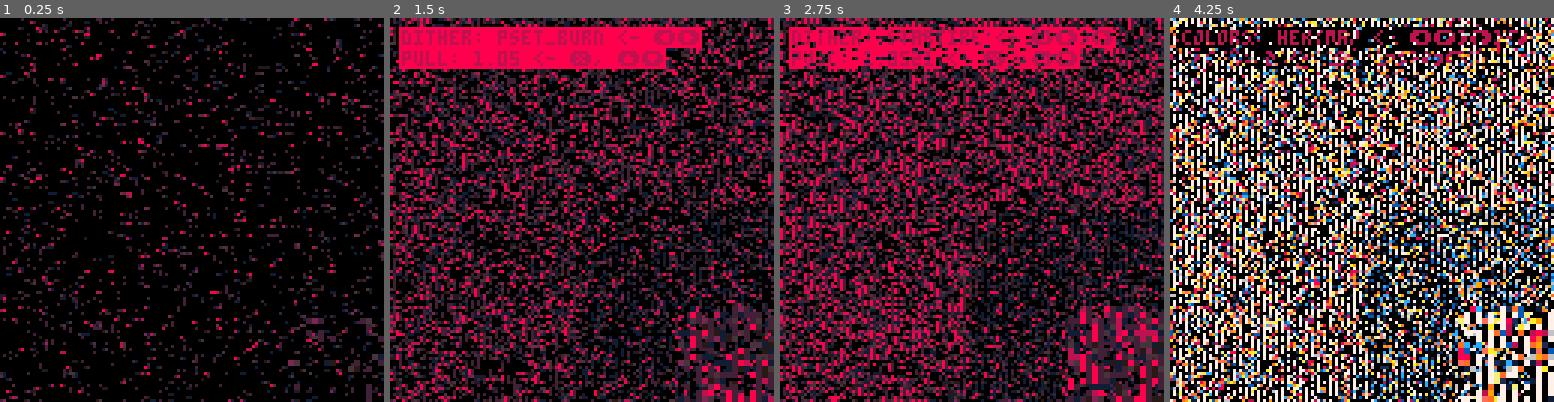
Above: before the commit, frames 1-4 (left to right).
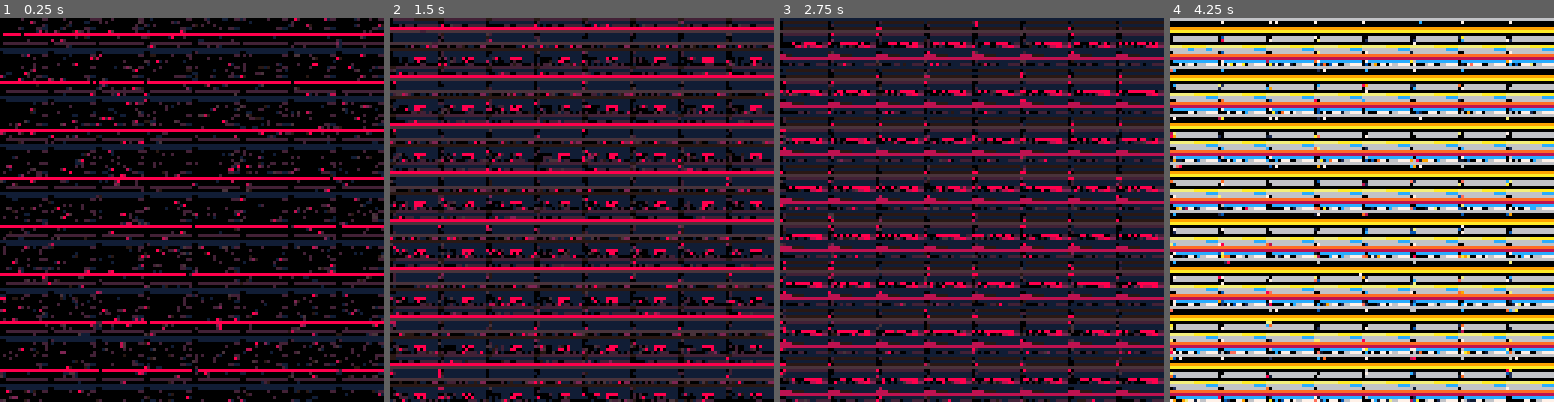
Above: after the commit, the same moments.

Repository: aebrer/pico8_carts
Game: PICO-8 cartridge aebrer_engine/master.p8
Two runs of this game, one before a commit and one after it. Both use one fixed random seed, a clock stepped at 60 frames per second and the inputs below.
Inputs (mouse positions are in pixels of both pictures, inside the frame that each line leads up to):
- Up to frame 1 (0.25 s): no input
- Up to frame 2 (1.5 s): tap X (X key) at 0.33, 1.07 s; click (670, 121) at 0.67 s; tap O (Z key) at 0.7 s; click (436, 267) at 1.22 s
- Up to frame 3 (2.75 s): hold Right 1.6-2.1 s; tap O (Z key) at 1.7, 2.1, 2.5 s; click (887, 114) at 1.77 s; tap X (X key) at 1.85 s; hold Up 2.15-2.42 s; click (952, 259) at 2.32 s; hold Right from 2.47 s (still down)
- Up to frame 4 (4.25 s): click (1404, 106) at 2.87 s; tap O (Z key) every 0.4 s from 2.9 to 4.1 s; tap X (X key) at 2.97, 4.08 s; release Right at 3.03 s; hold Left 3.08-3.58 s; click (1465, 256) at 3.42 s; hold Down 3.63-3.97 s; click (1231, 102) at 3.97 s; hold Right from 4.02 s (still down)

The runs differ from the first frame. In frame 1, 27% of the frame differs, in the area x 0-100%, y 0-100%; in frame 2, 73%; in frame 3, 81%; in frame 4, 82%.

Commit message:
just some unbelievable shit, so good, generator potential

Diff:
--- a/aebrer_engine/master.p8
+++ b/aebrer_engine/master.p8
@@ -2,7 +2,7 @@
 version 34
 __lua__
 cls()
-camera(-64,-64)
+--camera(-64,-64)
 _set_fps(60)
 poke(0x5f2d, 1) --enable mouse
 seed = rnd(-1)
@@ -926,7 +926,11 @@
  -- set the screen memory as the spritesheet
 -- and stretch screen->screen
 poke(0x5f54, 0x60)
-sspr(48,80,32,32, 32,32,64,64)
+for x=0,128,16 do
+for y=0,128,16 do
+sspr(0,0,8,16, x,y,16,16)
+end
+end
 poke(0x5f54, 0x00)
 end
 
